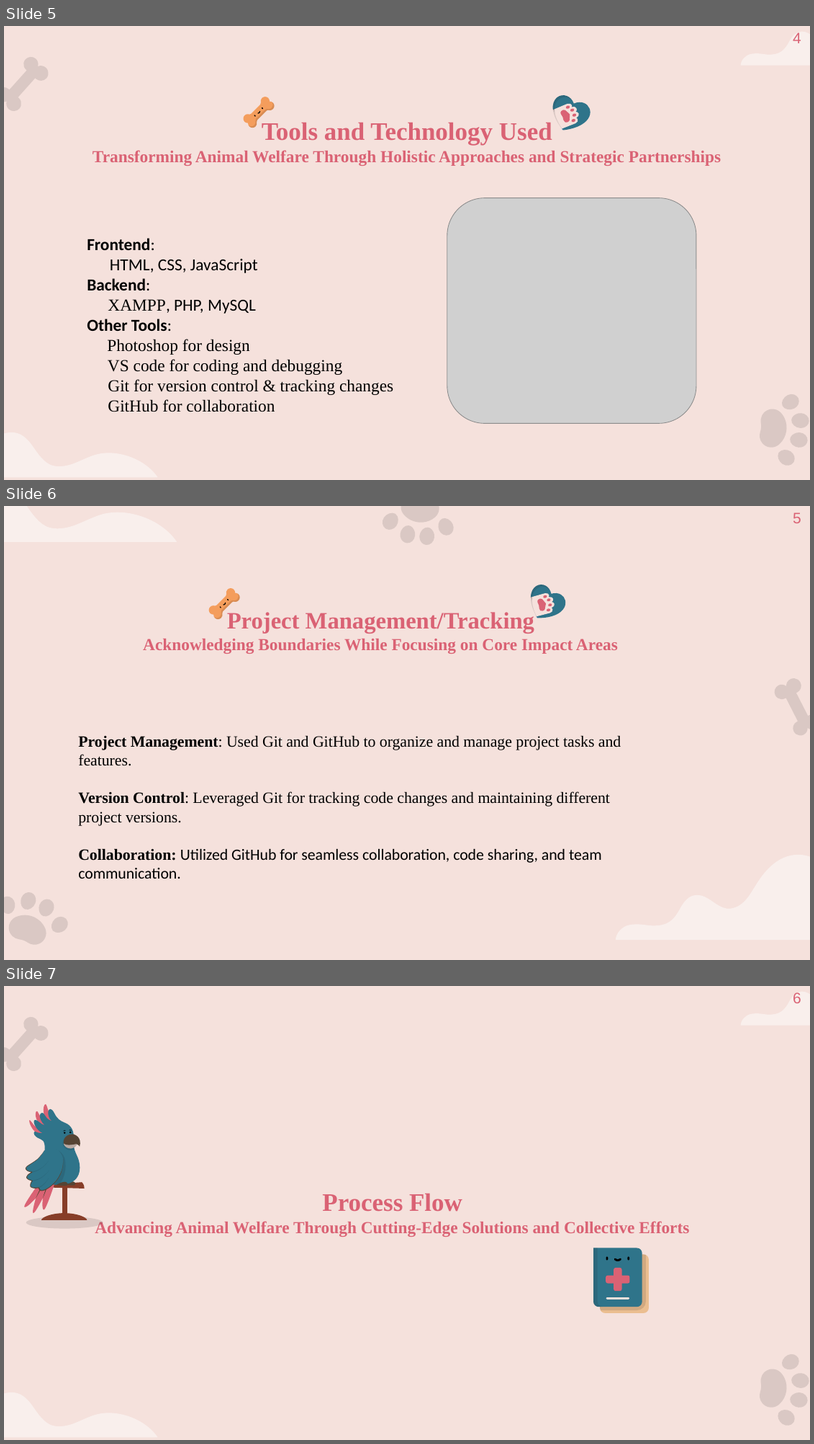
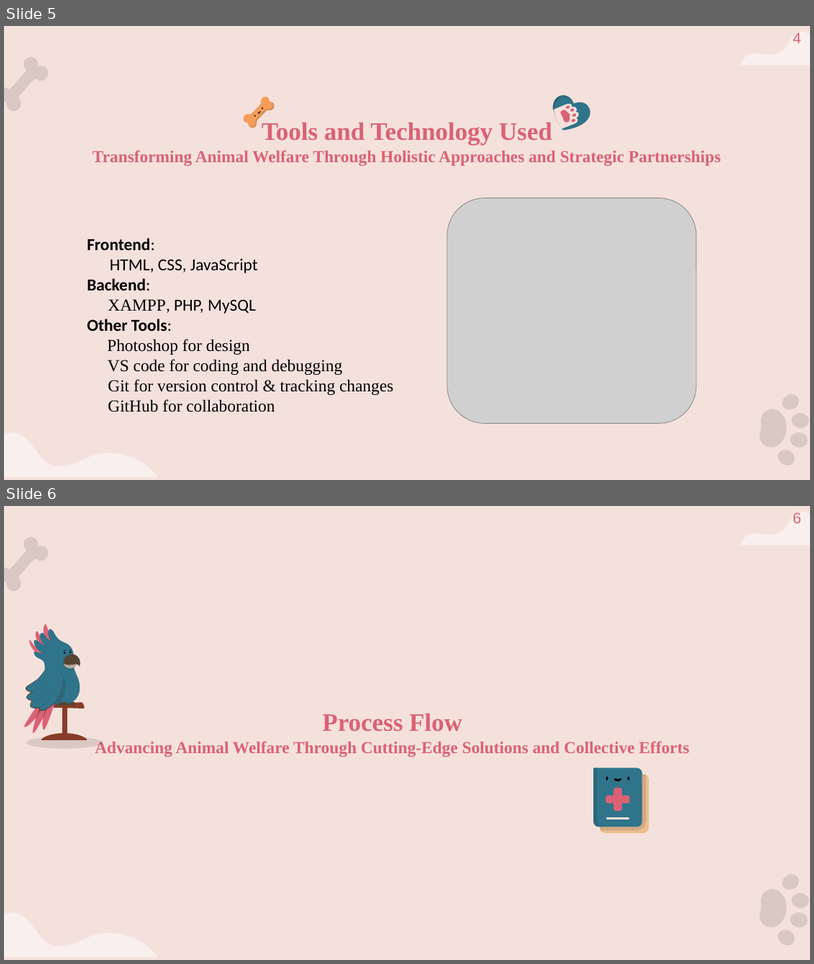
Before and after one commit to Anuj-Sjapati/Safepaws, a slide deck: Prj_documentation/Doc/Very--final-ppt.pptx. Shown one above the other, each under a label of ours: slides 5, 6 and 7 before the commit, slides 5 and 6 after it. The pictures are 814x1444 and 814x964 pixels, drawn with LibreOffice and Linux fonts; fonts in the diff are those of the drawing; grey boxes stand for pictures. Boxes give left, top, right and bottom in pixels: in the first picture for what was removed or moved away, otherwise in the second. Text is boxed around its words. In the diff, an @@ line names an element or a change of style, - is before the commit and + after.

```diff
--- a/Prj_documentation/Doc/Very--final-ppt.pptx
+++ b/Prj_documentation/Doc/Very--final-ppt.pptx
@@ slide 6 removed at [4, 506, 810, 960], background #F5E1DC @@
@@ freeform shape removed at [4, 506, 177, 542] @@
@@ group removed at [380, 506, 458, 548]: 5 freeform shapes @@
@@ text removed at [793, 512, 802, 523] @@
-5
@@ title removed at [143, 612, 618, 654] @@
-Project Management/Tracking
-Acknowledging Boundaries While Focusing on Core Impact Areas
@@ group removed at [208, 588, 241, 619]: 5 freeform shapes @@
@@ group removed at [520, 579, 577, 631]: 10 freeform shapes @@
@@ freeform shape removed at [771, 677, 810, 736] @@
@@ text removed at [78, 736, 621, 878] @@
-Project Management: Used Git and GitHub to organize and manage project tasks and features.
-Version Control: Leveraged Git for tracking code changes and maintaining different project versions.
-Collaboration: Utilized GitHub for seamless collaboration, code sharing, and team communication.
@@ freeform shape removed at [616, 854, 810, 939] @@
@@ group removed at [4, 888, 72, 954]: 5 freeform shapes @@
@@ what was slide 7 is now slide 6 @@
```
Also in this commit, not shown: 2 other files.
